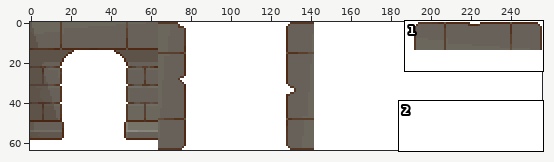
Edited in one commit: sprite sheet (Resources/Texture/doors.png). The picture above shows the old version from afar; the outline marks the close-up.
Close-up. As it was:
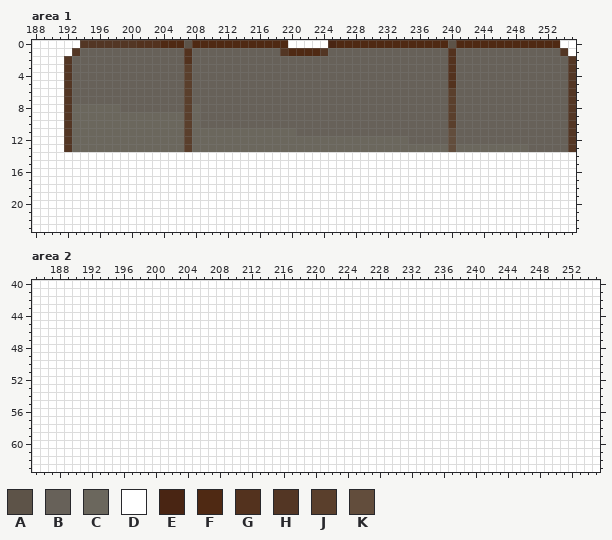
The file is 256x64 pixels. Colours within 5 levels of each other are drawn and written as one. Shown: area 1: x 188..255, y 0..23; area 2: x 185..255, y 40..63.
Palette (. is transparent): A #5d5348  B #676159  C #6b675d  D #ffffff  E #492513  F #4f2913  G #53321e  H #533624  J #5a3f2c  K #624d3c
Pixels before, area 1, first column x 188:
 0 DDDDDDHHHHHHHGGGFFFAFFFFFFFFFFFFDDDDDEFFFFFFFFFFFFFFAFFFFFFFFFFFFFDD
 1 DDDDDHBBBBBBBBBBBBBGBBBBBBBBBBBHFFFFHBBBBBBBBBBBBBBBGBBBBBBBBBBBBBHD
 2 DDDDHBBBBBBBBBBBBBBGBBBBBBBBBBBBBBBBBBBBBBBBBBBBBBBBGBBBBBBBBBBBBBBH
 3 DDDDHBBBBBBBBBBBBBBJBBBBBBBBBBBBBBBBBBBBBBBBBBBBBBBBGBBBBBBBBBBBBBBH
 4 DDDDHBBBBBBBBBBBBBBJBBBBBBBBBBBBBBBBBBBBBBBBBBBBBBBBGBBBBBBBBBBBBBBH
 5 DDDDHBBBBBBBBBBBBBBJBBBBBBBBBBBBBBBBBBBBBBBBBBBBBBBBGBBBBBBBBBBBBBBH
 6 DDDDHBBBBBBBBBBBBBBJBBBBBBBBBBBBBBBBBBBBBBBBBBBBBBBBJBBBBBBBBBBBBBBH
 7 DDDDHBBBBBBBBBBBBBBJBBBBBBBBBBBBBBBBBBBBBBBBBBBBBBBBJBBBBBBBBBBBBBBH
 8 DDDDHCCCCCCBBBBBBBBJCBBBBBBBBBBBBBBBBBBBBBBBBBBBBBBBJBBBBBBBBBBBBBBH
 9 DDDDHCCCCCCCCCCCCCCJCBBBBBBBBBBBBBBBBBBBBBBBBBBBBBBBJBBBBBBBBBBBBBBH
10 DDDDHCCCCCCCCCCCCCCJCBBBBBBBBBBBBBBBBBBBBBBBBBBBBBBBJBBBBBBBBBBBBBBH
11 DDDDHCCCCCCCCCCCCCCJCCCCCCCCCCCCCBBBBBBBBBBBBBBBBBBBKBBBBBBBBBBBBBBH
12 DDDDHCCCCCCCCCCCCCCJCCCCCCCCCCCCCCCCCCCCCCCCCCCBBBBBKBBBBBBBBBBBBBBH
13 DDDDHCCCCCCCCCCCCCCJCCCCCCCCCCCCCCCCCCCCCCCCCCCCCCCCKCCCCCCCCCBBBBBH
14 DDDDDDDDDDDDDDDDDDDDDDDDDDDDDDDDDDDDDDDDDDDDDDDDDDDDDDDDDDDDDDDDDDDD
15 DDDDDDDDDDDDDDDDDDDDDDDDDDDDDDDDDDDDDDDDDDDDDDDDDDDDDDDDDDDDDDDDDDDD
16 DDDDDDDDDDDDDDDDDDDDDDDDDDDDDDDDDDDDDDDDDDDDDDDDDDDDDDDDDDDDDDDDDDDD
17 DDDDDDDDDDDDDDDDDDDDDDDDDDDDDDDDDDDDDDDDDDDDDDDDDDDDDDDDDDDDDDDDDDDD
18 DDDDDDDDDDDDDDDDDDDDDDDDDDDDDDDDDDDDDDDDDDDDDDDDDDDDDDDDDDDDDDDDDDDD
19 DDDDDDDDDDDDDDDDDDDDDDDDDDDDDDDDDDDDDDDDDDDDDDDDDDDDDDDDDDDDDDDDDDDD
20 DDDDDDDDDDDDDDDDDDDDDDDDDDDDDDDDDDDDDDDDDDDDDDDDDDDDDDDDDDDDDDDDDDDD
21 DDDDDDDDDDDDDDDDDDDDDDDDDDDDDDDDDDDDDDDDDDDDDDDDDDDDDDDDDDDDDDDDDDDD
22 DDDDDDDDDDDDDDDDDDDDDDDDDDDDDDDDDDDDDDDDDDDDDDDDDDDDDDDDDDDDDDDDDDDD
23 DDDDDDDDDDDDDDDDDDDDDDDDDDDDDDDDDDDDDDDDDDDDDDDDDDDDDDDDDDDDDDDDDDDD
Pixels before, area 2, first column x 185:
40 DDDDDDDDDDDDDDDDDDDDDDDDDDDDDDDDDDDDDDDDDDDDDDDDDDDDDDDDDDDDDDDDDDDDDDD
41 DDDDDDDDDDDDDDDDDDDDDDDDDDDDDDDDDDDDDDDDDDDDDDDDDDDDDDDDDDDDDDDDDDDDDDD
42 DDDDDDDDDDDDDDDDDDDDDDDDDDDDDDDDDDDDDDDDDDDDDDDDDDDDDDDDDDDDDDDDDDDDDDD
43 DDDDDDDDDDDDDDDDDDDDDDDDDDDDDDDDDDDDDDDDDDDDDDDDDDDDDDDDDDDDDDDDDDDDDDD
44 DDDDDDDDDDDDDDDDDDDDDDDDDDDDDDDDDDDDDDDDDDDDDDDDDDDDDDDDDDDDDDDDDDDDDDD
45 DDDDDDDDDDDDDDDDDDDDDDDDDDDDDDDDDDDDDDDDDDDDDDDDDDDDDDDDDDDDDDDDDDDDDDD
46 DDDDDDDDDDDDDDDDDDDDDDDDDDDDDDDDDDDDDDDDDDDDDDDDDDDDDDDDDDDDDDDDDDDDDDD
47 DDDDDDDDDDDDDDDDDDDDDDDDDDDDDDDDDDDDDDDDDDDDDDDDDDDDDDDDDDDDDDDDDDDDDDD
48 DDDDDDDDDDDDDDDDDDDDDDDDDDDDDDDDDDDDDDDDDDDDDDDDDDDDDDDDDDDDDDDDDDDDDDD
49 DDDDDDDDDDDDDDDDDDDDDDDDDDDDDDDDDDDDDDDDDDDDDDDDDDDDDDDDDDDDDDDDDDDDDDD
50 DDDDDDDDDDDDDDDDDDDDDDDDDDDDDDDDDDDDDDDDDDDDDDDDDDDDDDDDDDDDDDDDDDDDDDD
51 DDDDDDDDDDDDDDDDDDDDDDDDDDDDDDDDDDDDDDDDDDDDDDDDDDDDDDDDDDDDDDDDDDDDDDD
52 DDDDDDDDDDDDDDDDDDDDDDDDDDDDDDDDDDDDDDDDDDDDDDDDDDDDDDDDDDDDDDDDDDDDDDD
53 DDDDDDDDDDDDDDDDDDDDDDDDDDDDDDDDDDDDDDDDDDDDDDDDDDDDDDDDDDDDDDDDDDDDDDD
54 DDDDDDDDDDDDDDDDDDDDDDDDDDDDDDDDDDDDDDDDDDDDDDDDDDDDDDDDDDDDDDDDDDDDDDD
55 DDDDDDDDDDDDDDDDDDDDDDDDDDDDDDDDDDDDDDDDDDDDDDDDDDDDDDDDDDDDDDDDDDDDDDD
56 DDDDDDDDDDDDDDDDDDDDDDDDDDDDDDDDDDDDDDDDDDDDDDDDDDDDDDDDDDDDDDDDDDDDDDD
57 DDDDDDDDDDDDDDDDDDDDDDDDDDDDDDDDDDDDDDDDDDDDDDDDDDDDDDDDDDDDDDDDDDDDDDD
58 DDDDDDDDDDDDDDDDDDDDDDDDDDDDDDDDDDDDDDDDDDDDDDDDDDDDDDDDDDDDDDDDDDDDDDD
59 DDDDDDDDDDDDDDDDDDDDDDDDDDDDDDDDDDDDDDDDDDDDDDDDDDDDDDDDDDDDDDDDDDDDDDD
60 DDDDDDDDDDDDDDDDDDDDDDDDDDDDDDDDDDDDDDDDDDDDDDDDDDDDDDDDDDDDDDDDDDDDDDD
61 DDDDDDDDDDDDDDDDDDDDDDDDDDDDDDDDDDDDDDDDDDDDDDDDDDDDDDDDDDDDDDDDDDDDDDD
62 DDDDDDDDDDDDDDDDDDDDDDDDDDDDDDDDDDDDDDDDDDDDDDDDDDDDDDDDDDDDDDDDDDDDDDD
63 DDDDDDDDDDDDDDDDDDDDDDDDDDDDDDDDDDDDDDDDDDDDDDDDDDDDDDDDDDDDDDDDDDDDDDD
New version:
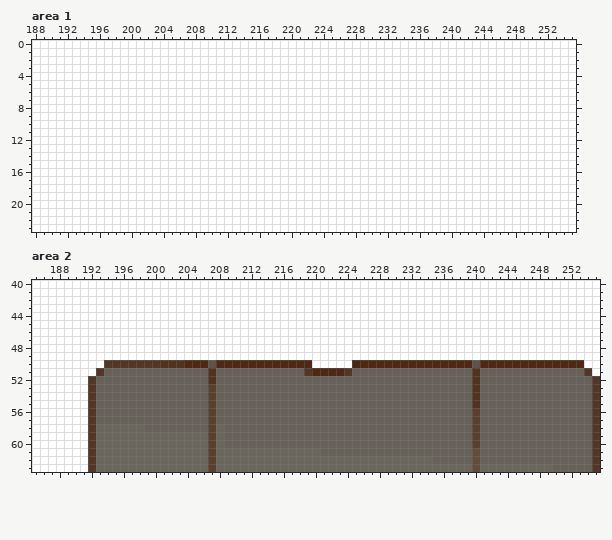
The exact change:
Changed rows in their new state; - is an unchanged pixel.
Area 1:
first column x 192:
 0 --DDDDDDDDDDDDDDDDDDDDDDDDDD-----DDDDDDDDDDDDDDDDDDDDDDDDDDDDD--
 1 -DDDDDDDDDDDDDDDDDDDDDDDDDDDDDDDDDDDDDDDDDDDDDDDDDDDDDDDDDDDDDD-
 2 DDDDDDDDDDDDDDDDDDDDDDDDDDDDDDDDDDDDDDDDDDDDDDDDDDDDDDDDDDDDDDDD
 3 DDDDDDDDDDDDDDDDDDDDDDDDDDDDDDDDDDDDDDDDDDDDDDDDDDDDDDDDDDDDDDDD
 4 DDDDDDDDDDDDDDDDDDDDDDDDDDDDDDDDDDDDDDDDDDDDDDDDDDDDDDDDDDDDDDDD
 5 DDDDDDDDDDDDDDDDDDDDDDDDDDDDDDDDDDDDDDDDDDDDDDDDDDDDDDDDDDDDDDDD
 6 DDDDDDDDDDDDDDDDDDDDDDDDDDDDDDDDDDDDDDDDDDDDDDDDDDDDDDDDDDDDDDDD
 7 DDDDDDDDDDDDDDDDDDDDDDDDDDDDDDDDDDDDDDDDDDDDDDDDDDDDDDDDDDDDDDDD
 8 DDDDDDDDDDDDDDDDDDDDDDDDDDDDDDDDDDDDDDDDDDDDDDDDDDDDDDDDDDDDDDDD
 9 DDDDDDDDDDDDDDDDDDDDDDDDDDDDDDDDDDDDDDDDDDDDDDDDDDDDDDDDDDDDDDDD
10 DDDDDDDDDDDDDDDDDDDDDDDDDDDDDDDDDDDDDDDDDDDDDDDDDDDDDDDDDDDDDDDD
11 DDDDDDDDDDDDDDDDDDDDDDDDDDDDDDDDDDDDDDDDDDDDDDDDDDDDDDDDDDDDDDDD
12 DDDDDDDDDDDDDDDDDDDDDDDDDDDDDDDDDDDDDDDDDDDDDDDDDDDDDDDDDDDDDDDD
13 DDDDDDDDDDDDDDDDDDDDDDDDDDDDDDDDDDDDDDDDDDDDDDDDDDDDDDDDDDDDDDDD
Area 2:
first column x 192:
50 --HHHHHHHGGGFFFAFFFFFFFFFFFF-----EFFFFFFFFFFFFFFAFFFFFFFFFFFFF--
51 -HBBBBBBBBBBBBBGBBBBBBBBBBBHFFFFHBBBBBBBBBBBBBBBGBBBBBBBBBBBBBH-
52 HBBBBBBBBBBBBBBGBBBBBBBBBBBBBBBBBBBBBBBBBBBBBBBBGBBBBBBBBBBBBBBH
53 HBBBBBBBBBBBBBBJBBBBBBBBBBBBBBBBBBBBBBBBBBBBBBBBGBBBBBBBBBBBBBBH
54 HBBBBBBBBBBBBBBJBBBBBBBBBBBBBBBBBBBBBBBBBBBBBBBBGBBBBBBBBBBBBBBH
55 HBBBBBBBBBBBBBBJBBBBBBBBBBBBBBBBBBBBBBBBBBBBBBBBGBBBBBBBBBBBBBBH
56 HBBBBBBBBBBBBBBJBBBBBBBBBBBBBBBBBBBBBBBBBBBBBBBBJBBBBBBBBBBBBBBH
57 HBBBBBBBBBBBBBBJBBBBBBBBBBBBBBBBBBBBBBBBBBBBBBBBJBBBBBBBBBBBBBBH
58 HCCCCCCBBBBBBBBJCBBBBBBBBBBBBBBBBBBBBBBBBBBBBBBBJBBBBBBBBBBBBBBH
59 HCCCCCCCCCCCCCCJCBBBBBBBBBBBBBBBBBBBBBBBBBBBBBBBJBBBBBBBBBBBBBBH
60 HCCCCCCCCCCCCCCJCBBBBBBBBBBBBBBBBBBBBBBBBBBBBBBBJBBBBBBBBBBBBBBH
61 HCCCCCCCCCCCCCCJCCCCCCCCCCCCCBBBBBBBBBBBBBBBBBBBKBBBBBBBBBBBBBBH
62 HCCCCCCCCCCCCCCJCCCCCCCCCCCCCCCCCCCCCCCCCCCBBBBBKBBBBBBBBBBBBBBH
63 HCCCCCCCCCCCCCCJCCCCCCCCCCCCCCCCCCCCCCCCCCCCCCCCKCCCCCCCCCBBBBBH
Pixel boxes of the changes (left, top, right, bottom) in both close-ups:
changed: (64, 40, 576, 152)
changed: (88, 360, 600, 472)
